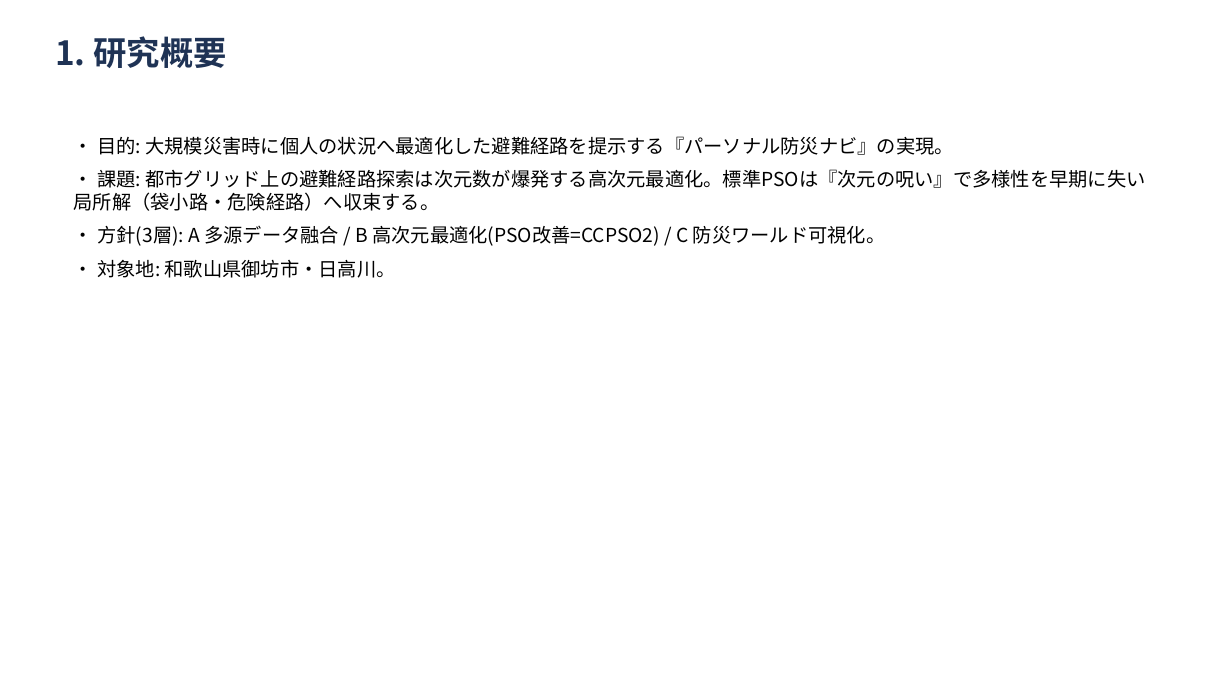
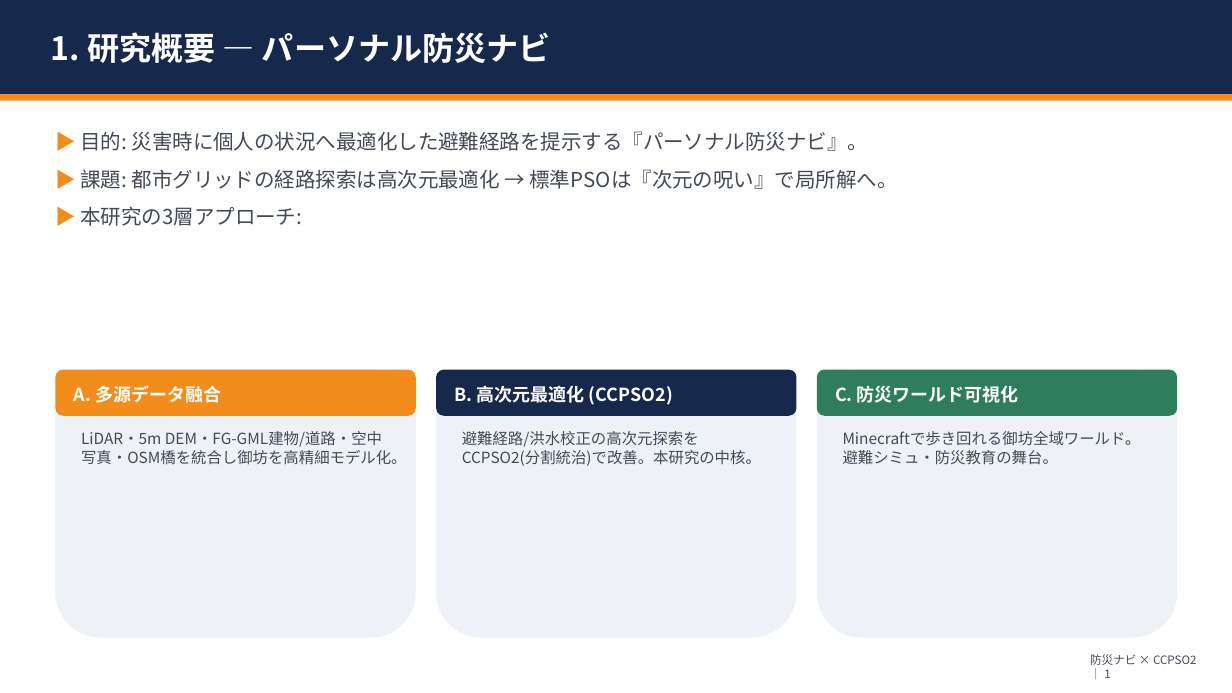
Before and after one commit to ntaku256/flood_pso, a slide deck: slide 2 of docs/特別研究_進捗整理_202606.pptx. Drawn at 1232x693 pixels with LibreOffice and Linux fonts; fonts in the diff are those of the drawing. Boxes give left, top, right and bottom in pixels: in the first picture for what was removed or moved away, otherwise in the second. Text is boxed around its words. In the diff, an @@ line names an element or a change of style, - is before the commit and + after.

```diff
--- a/docs/特別研究_進捗整理_202606.pptx
+++ b/docs/特別研究_進捗整理_202606.pptx
@@ rectangle added at box(0, 0, 1232, 94), fill #16294D @@
@@ text "1. 研究概要 ― パーソナル防災ナビ" at box(51, 32, 550, 63): vertical alignment top to middle @@
@@ text at box(51, 32, 550, 63): text changed; size 26 to 25 pt; text colour #1F3355 to #FFFFFF @@
-1. 研究概要
+1. 研究概要 ― パーソナル防災ナビ
@@ rectangle added at box(0, 94, 1232, 101), fill #F28C1B @@
@@ text at box(80, 131, 897, 226): text changed; size 15 to 16 pt; text colour #000000 to #444A55 @@
-• 目的: 大規模災害時に個人の状況へ最適化した避難経路を提示する『パーソナル防災ナビ』の実現。
-• 課題: 都市グリッド上の避難経路探索は次元数が爆発する高次元最適化。標準PSOは『次元の呪い』で多様性を早期に失い局所解（袋小路・危険経路）へ収束する。
-• 方針(3層): A 多源データ融合 / B 高次元最適化(PSO改善=CCPSO2) / C 防災ワールド可視化。
-• 対象地: 和歌山県御坊市・日高川。
+▶ 目的: 災害時に個人の状況へ最適化した避難経路を提示する『パーソナル防災ナビ』。
+▶ 課題: 都市グリッドの経路探索は高次元最適化 → 標準PSOは『次元の呪い』で局所解へ。
+▶ 本研究の3層アプローチ:
@@ rounded rectangle added at box(55, 370, 416, 638), fill #EEF2F7 @@
@@ rounded rectangle added at box(55, 370, 416, 416), fill #F28C1B @@
@@ text added at box(74, 385, 221, 403), 14 pt, text #FFFFFF, bold @@
+A. 多源データ融合
@@ rounded rectangle added at box(436, 370, 797, 638), fill #EEF2F7 @@
@@ rounded rectangle added at box(436, 370, 797, 416), fill #16294D @@
@@ text added at box(454, 385, 673, 405), 14 pt, text #FFFFFF, bold @@
+B. 高次元最適化 (CCPSO2)
@@ rounded rectangle added at box(817, 370, 1177, 638), fill #EEF2F7 @@
@@ rounded rectangle added at box(817, 370, 1177, 416), fill #2E7D5B @@
@@ text added at box(835, 385, 1019, 403), 14 pt, text #FFFFFF, bold @@
+C. 防災ワールド可視化
@@ text added at box(81, 431, 406, 464), 12 pt, text #444A55 @@
+LiDAR・5m DEM・FG-GML建物/道路・空中写真・OSM橋を統合し御坊を高精細モデル化。
@@ text added at box(462, 431, 761, 466), 12 pt, text #444A55 @@
+避難経路/洪水校正の高次元探索を CCPSO2(分割統治)で改善。本研究の中核。
@@ text added at box(843, 431, 1141, 465), 12 pt, text #444A55 @@
+Minecraftで歩き回れる御坊全域ワールド。避難シミュ・防災教育の舞台。
@@ text added at box(1090, 654, 1196, 678), 9 pt, text #444A55 @@
+防災ナビ × CCPSO2 ｜ 1
```
Also in this commit, not shown: 8 other slides changed, 5 slides added, 1 slide removed, 2 other files.
